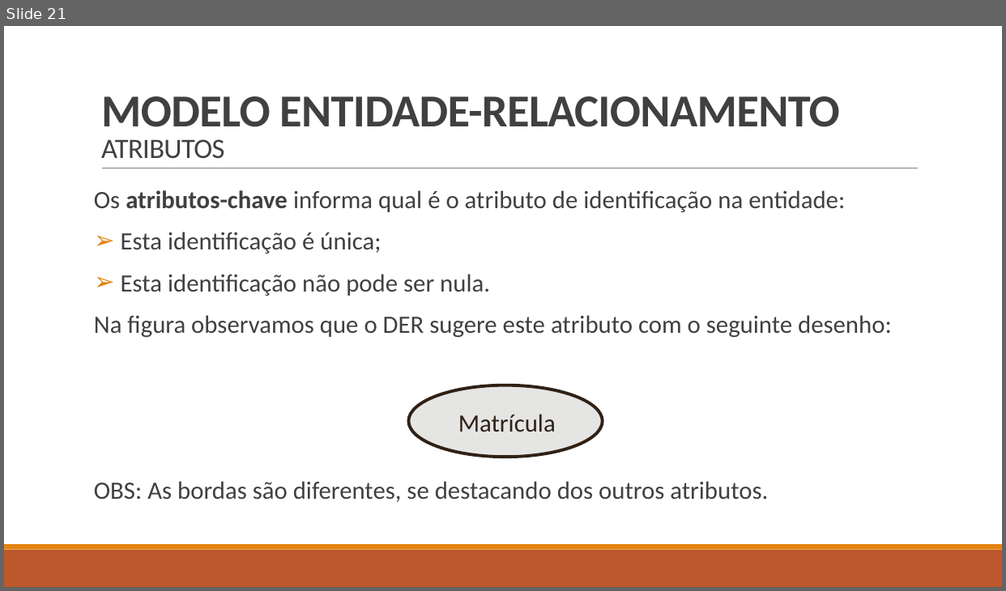
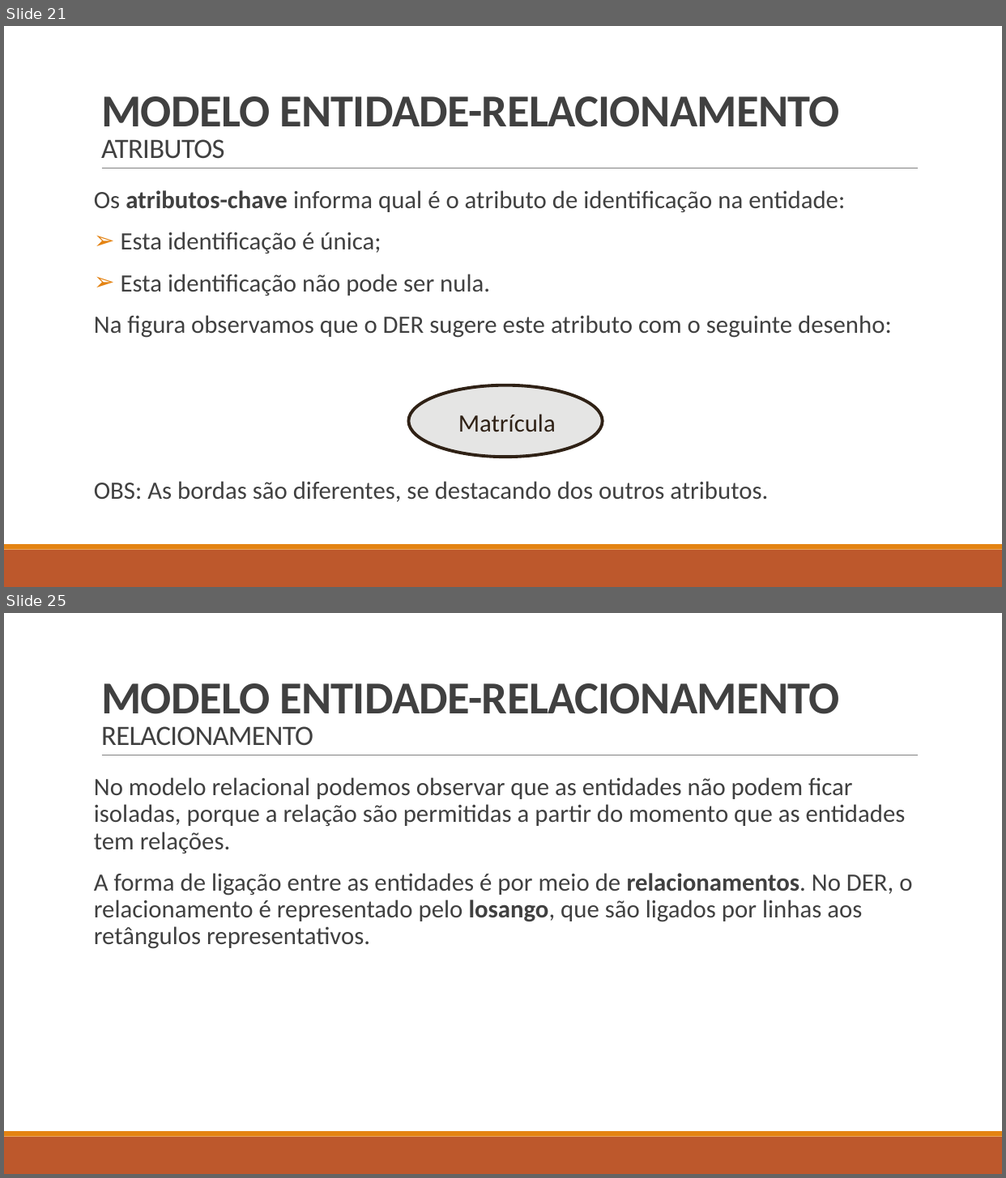
Before and after one commit to LucasHerculanoAmaro/Minhas-Aulas, a slide deck: Euripedes Simões de Paula/Banco de Dados/Aula 5/Projeto de banco de dados.pptx. Shown one above the other, each under a label of ours: slide 21 before the commit, slides 21 and 25 after it; the slides between them are not shown. The pictures are 1006x591 and 1006x1178 pixels, drawn with LibreOffice and Linux fonts; fonts in the diff are those of the drawing. Boxes give left, top, right and bottom in pixels: in the first picture for what was removed or moved away, otherwise in the second. Text is boxed around its words. In the diff, an @@ line names an element or a change of style, - is before the commit and + after.

Commit message:
Atualizando o slide da aula 5 (adicionando slides sobre atriutos e Modelo Entidade-Relacionamento)

```diff
--- a/Euripedes Simões de Paula/Banco de Dados/Aula 5/Projeto de banco de dados.pptx
+++ b/Euripedes Simões de Paula/Banco de Dados/Aula 5/Projeto de banco de dados.pptx
@@ slide 25 added at box(4, 613, 1002, 1174), background #FFFFFF; not listed: 3 template elements that a slide beside it also shows @@
@@ title added at box(101, 683, 840, 746), 44 pt, text #404040, bold @@
+MODELO ENTIDADE-RELACIONAMENTO
+RELACIONAMENTO
@@ text added at box(94, 777, 912, 949), 24 pt, text #404040 @@
+No modelo relacional podemos observar que as entidades não podem ficar isoladas, porque a relação são permitidas a partir do momento que as entidades tem relações.
+A forma de ligação entre as entidades é por meio de relacionamentos. No DER, o relacionamento é representado pelo losango, que são ligados por linhas aos retângulos representativos.
```
Also in this commit, not shown: 25 other slides added.
